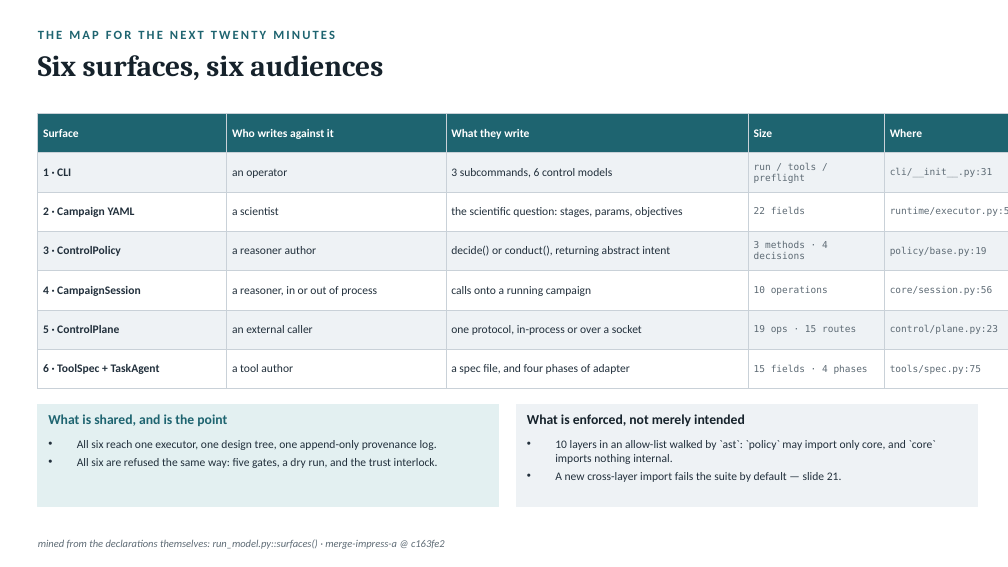
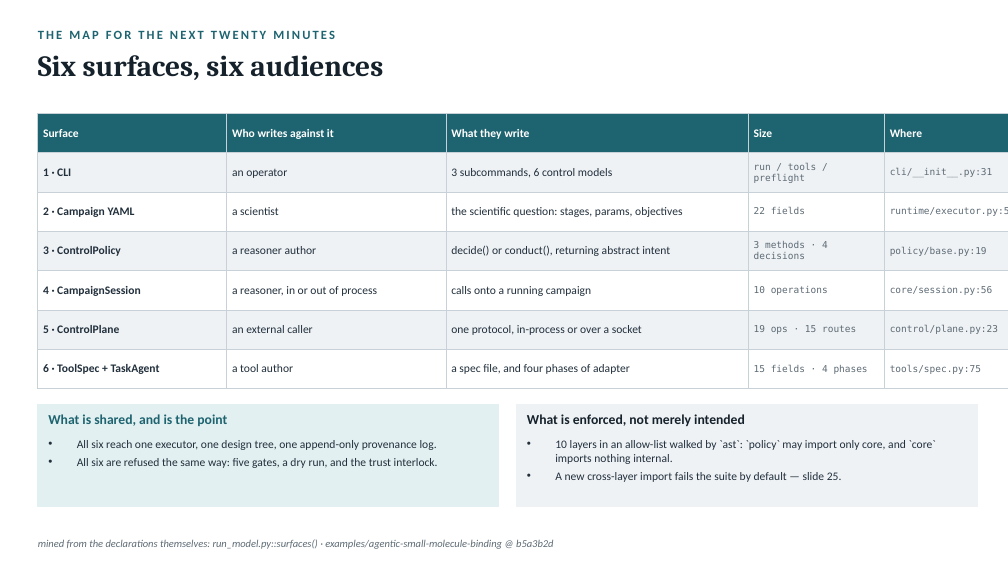
Before and after one commit to radical-collaboration/IMPRESS, a slide deck: slide 5 of agent/slides/api/impress-a-api.pptx. Drawn at 1008x567 pixels with LibreOffice and Linux fonts; fonts in the diff are those of the drawing. Boxes give left, top, right and bottom in pixels: in the first picture for what was removed or moved away, otherwise in the second. Text is boxed around its words. In the diff, an @@ line names an element or a change of style, - is before the commit and + after.

```diff
--- a/agent/slides/api/impress-a-api.pptx
+++ b/agent/slides/api/impress-a-api.pptx
@@ text at <box>555,472,842,482</box>: text changed @@
-• A new cross-layer import fails the suite by default — slide 21.
+• A new cross-layer import fails the suite by default — slide 25.
@@ text at <box>38,539,553,549</box>: text changed @@
-mined from the declarations themselves: run_model.py::surfaces() · merge-impress-a @ c163fe2
+mined from the declarations themselves: run_model.py::surfaces() · examples/agentic-small-molecule-binding @ b5a3b2d
```
Also in this commit, not shown: 12 other slides changed, 4 slides added, 9 other files.
